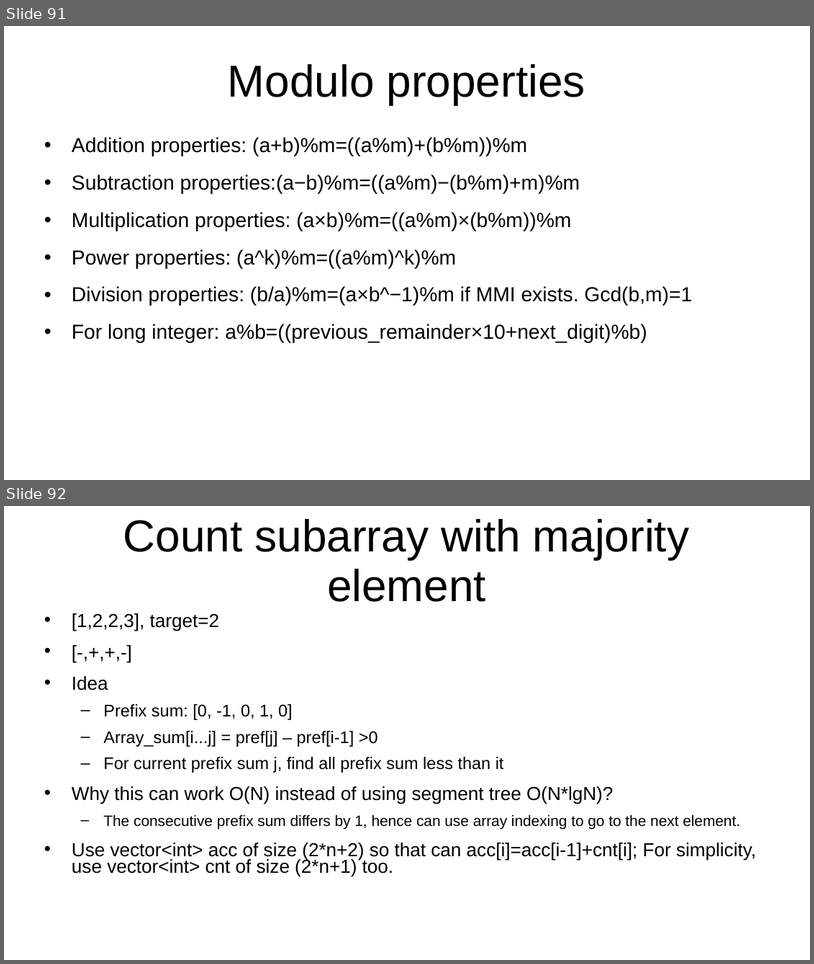
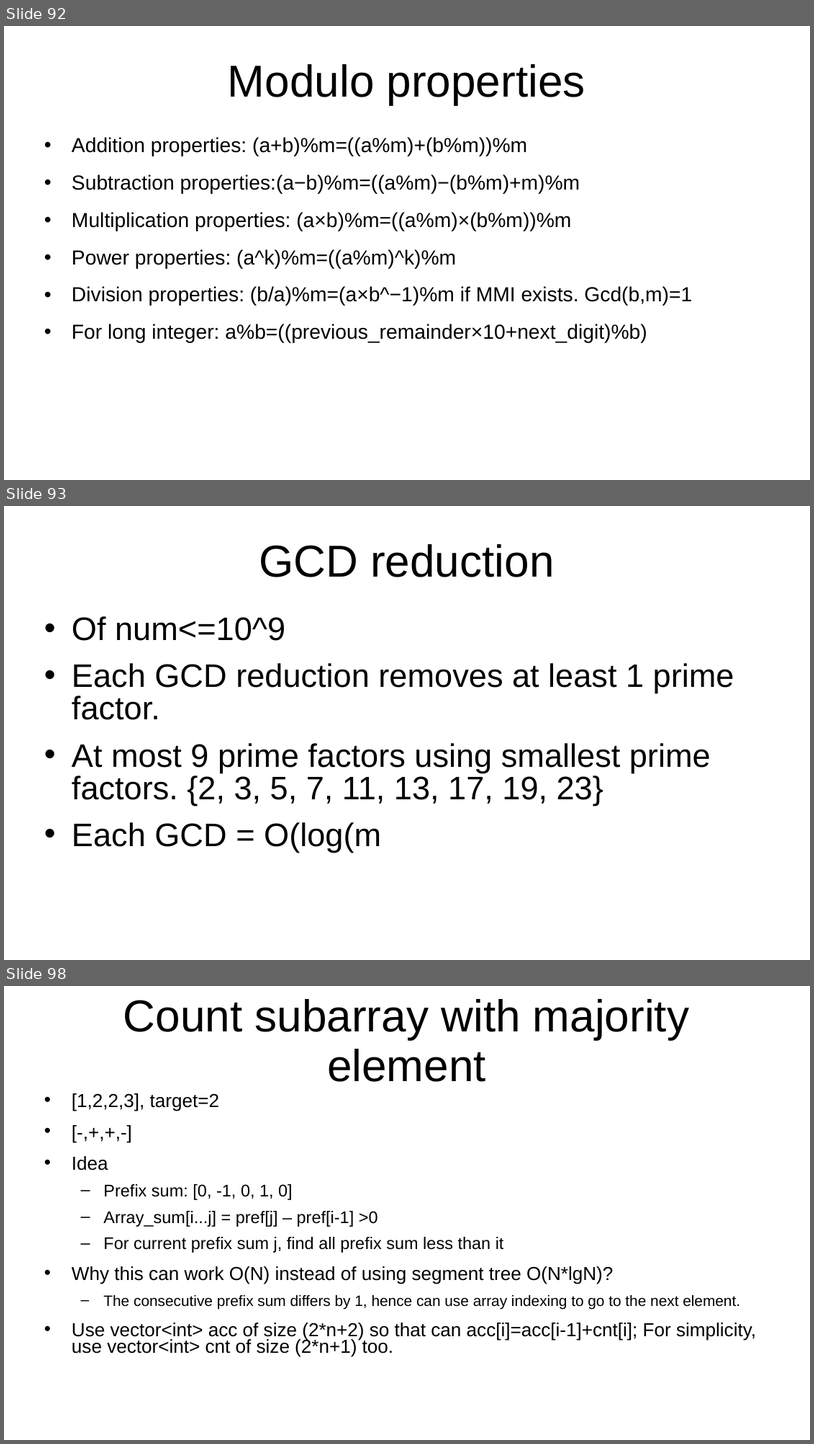
Before and after one commit to kindaichinisan/CompetitiveProgramming, a slide deck: MyCode/competitive_programming.ppt. Shown one above the other, each under a label of ours: slides 91 and 92 before the commit, slides 92, 93 and 98 after it; the slides between them are not shown. The pictures are 814x964 and 814x1444 pixels, drawn with LibreOffice and Linux fonts; fonts in the diff are those of the drawing. Boxes give left, top, right and bottom in pixels: in the first picture for what was removed or moved away, otherwise in the second. Text is boxed around its words. In the diff, an @@ line names an element or a change of style, - is before the commit and + after.

```diff
--- a/MyCode/competitive_programming.ppt
+++ b/MyCode/competitive_programming.ppt
@@ slide 93 added at (4,506,810,960), background #FFFFFF @@
@@ title added at (259,544,554,577), 44 pt, text #000000 @@
+GCD reduction
@@ text added at (72,616,735,852), 32 pt, text #000000 @@
+• Of num<=10^9
+• Each GCD reduction removes at least 1 prime factor.
+• At most 9 prime factors using smallest prime factors. {2, 3, 5, 7, 11, 13, 17, 19, 23}
+• Each GCD = O(log(m
@@ what was slide 91 is now slide 92 @@
@@ what was slide 92 is now slide 98 @@
```
Also in this commit, not shown: 6 other slides added, 4 other files.
